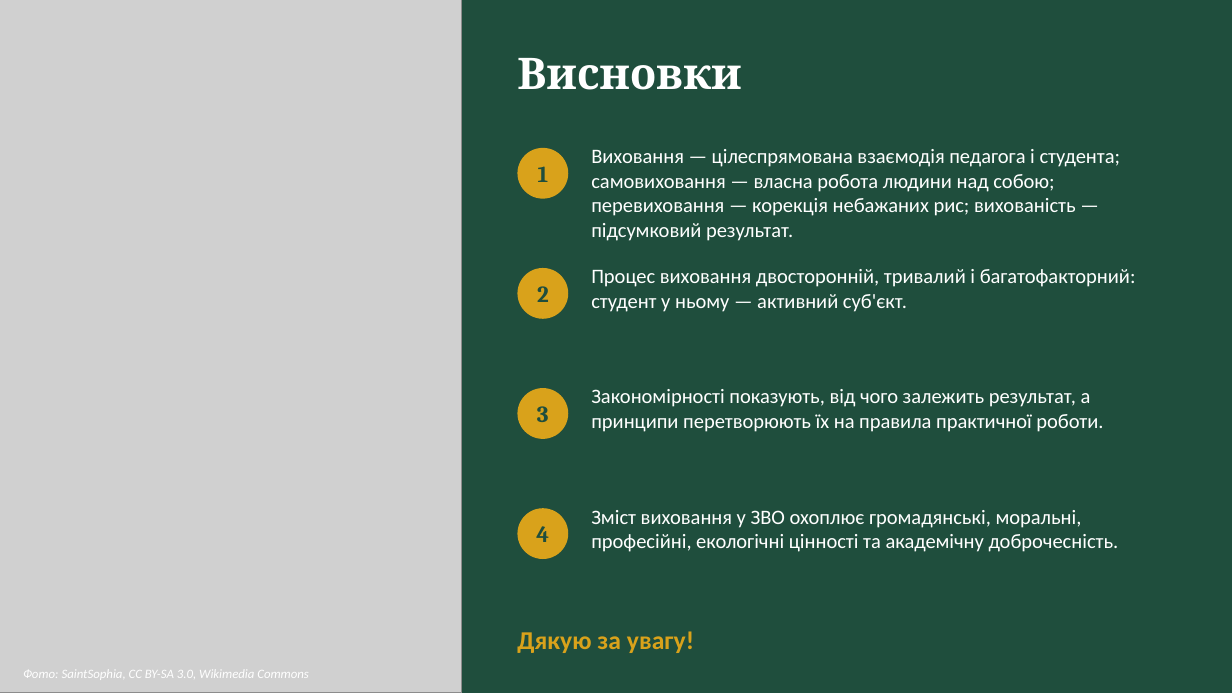
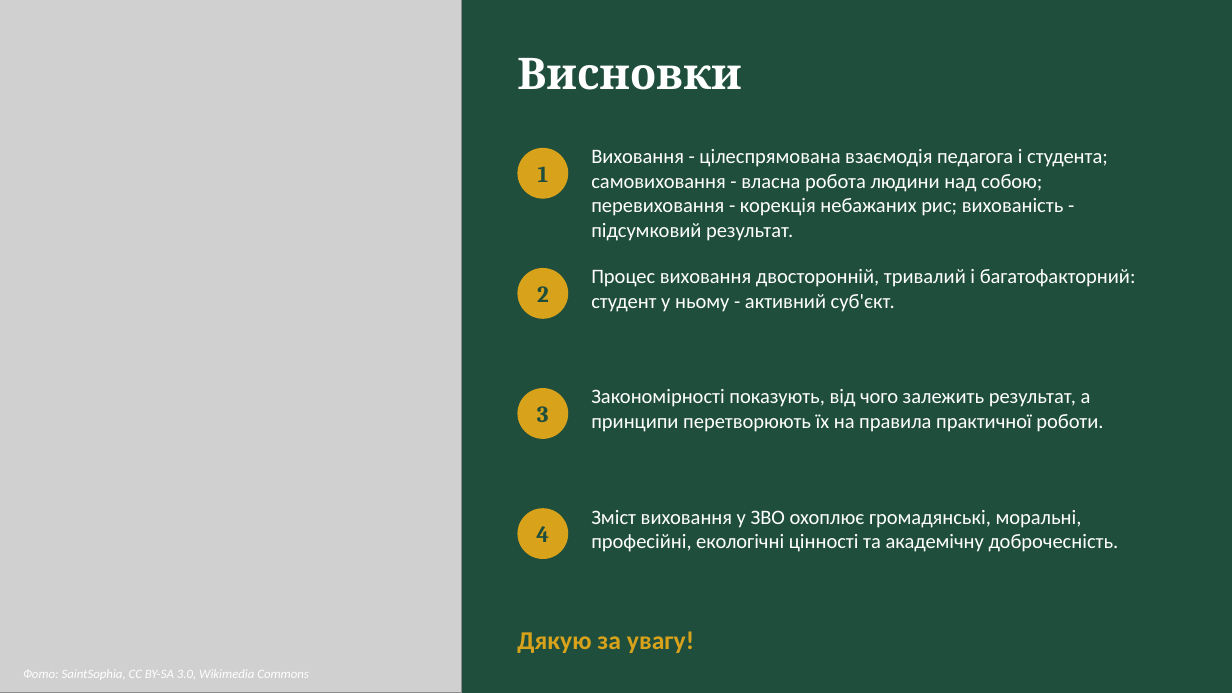
Before and after one commit to mzachepylo-png/kafedra, a slide deck: slide 13 of tmp/Vykhovannia_prezentatsiia.pptx. Drawn at 1232x693 pixels with LibreOffice and Linux fonts; fonts in the diff are those of the drawing; grey boxes stand for pictures. Boxes give left, top, right and bottom in pixels: in the first picture for what was removed or moved away, otherwise in the second. Text is boxed around its words. In the diff, an @@ line names an element or a change of style, - is before the commit and + after.

```diff
--- a/tmp/Vykhovannia_prezentatsiia.pptx
+++ b/tmp/Vykhovannia_prezentatsiia.pptx
@@ text at box(591, 149, 1108, 241): text changed @@
-Виховання — цілеспрямована взаємодія педагога і студента; самовиховання — власна робота людини над собою; перевиховання — корекція небажаних рис; вихованість — підсумковий результат.
+Виховання - цілеспрямована взаємодія педагога і студента; самовиховання - власна робота людини над собою; перевиховання - корекція небажаних рис; вихованість - підсумковий результат.
@@ text at box(591, 269, 1136, 312): text changed @@
-Процес виховання двосторонній, тривалий і багатофакторний: студент у ньому — активний суб'єкт.
+Процес виховання двосторонній, тривалий і багатофакторний: студент у ньому - активний суб'єкт.
```
Also in this commit, not shown: 11 other slides changed, 1 other file.
